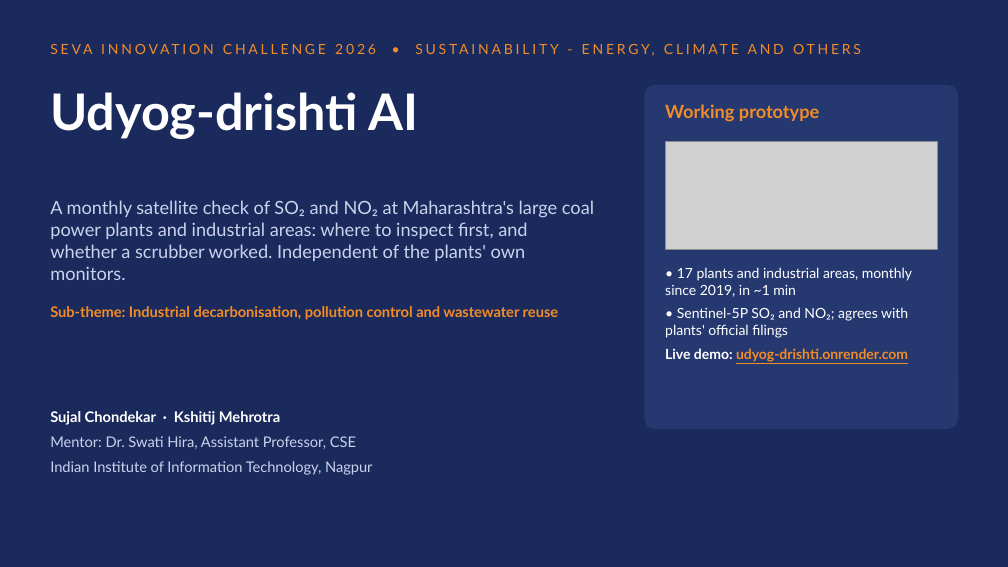
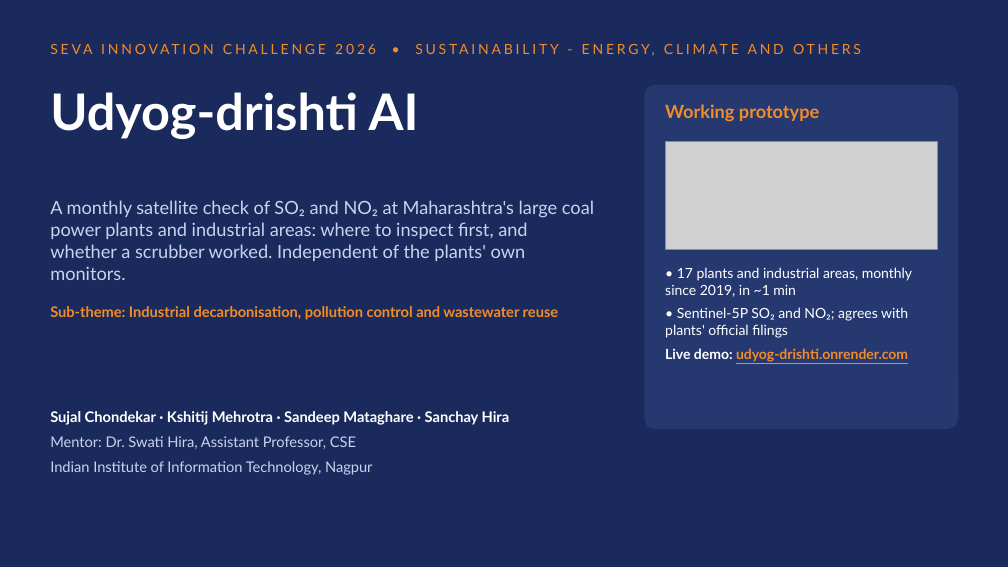
Before and after one commit to sujalappa/udyog-drishti, a slide deck: slide 1 of presentation/Udyog-drishti_AI_Seva_2026.pptx. Drawn at 1008x567 pixels with LibreOffice and Linux fonts; fonts in the diff are those of the drawing; grey boxes stand for pictures. Boxes give left, top, right and bottom in pixels: in the first picture for what was removed or moved away, otherwise in the second. Text is boxed around its words. In the diff, an @@ line names an element or a change of style, - is before the commit and + after.

```diff
--- a/presentation/Udyog-drishti_AI_Seva_2026.pptx
+++ b/presentation/Udyog-drishti_AI_Seva_2026.pptx
@@ text at (50,411,510,425): text changed @@
-Sujal Chondekar · Kshitij Mehrotra
+Sujal Chondekar · Kshitij Mehrotra · Sandeep Mataghare · Sanchay Hira
```
Also in this commit, not shown: 1 other slide changed, 2 other files.
